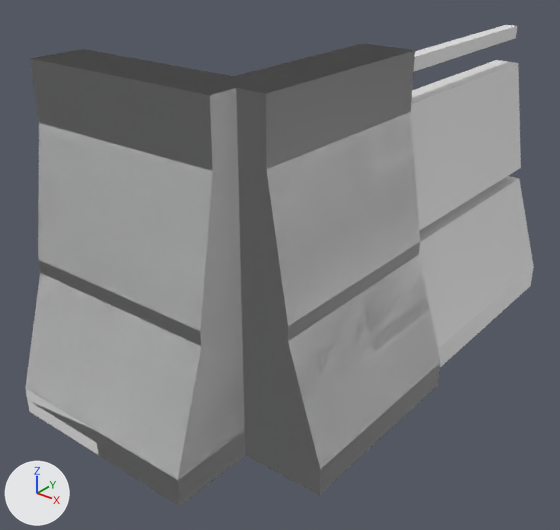
What one commit did to the Blender file work/blender/wall.blend.
The view is the same before and after, from a 50 mm lens placed at (2.7, -5.48, 3.33), pointed at (-0.58, -1.39, 0.79). Every picture has the same lights, and +X, +Y and +Z are marked at lower left.
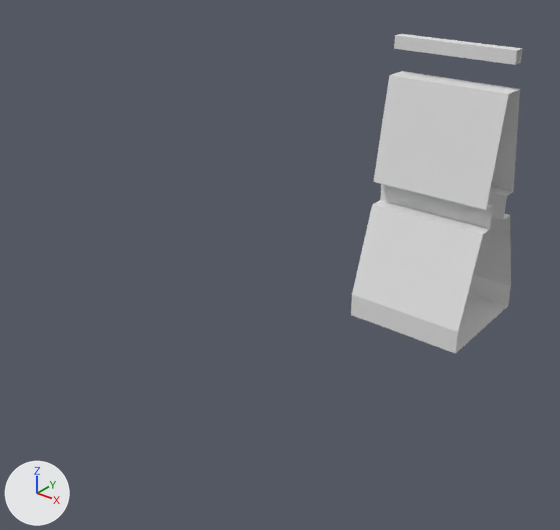
Commit message: Generate Walls from WallSystem (with errors)

Boxes [x1, y1, x2, y2] around the edits, measured in the pictures (560 x 530 px; the box of a moved part takes in the faces that stretch with it):
'Cube.001', deleted: before [26, 43, 440, 506]
'Cube', reshaped: before [411, 25, 534, 367]; after [351, 34, 523, 354]
part 1 of me_cube_001, deleted: before [414, 25, 517, 71]
part 2 of me_cube_001, moved or reshaped: before [411, 60, 534, 367]; after [351, 34, 523, 354]

Patch to the scene script:
```diff
--- a/work/blender/wall.blend.py
+++ b/work/blender/wall.blend.py
@@ me_cube_001 @@
 # used by ob_cube; location = (0.0, 0.0, 0.0)
-me_cube_001.from_pydata(...)  # 36 vertices, 20 faces; spans x -0.5..0.5, y -1.0..1.0, z 0.0..2.3
+me_cube_001.from_pydata(...)  # 44 vertices, 18 faces; spans x -0.5..0.5, y -0.5..0.5, z 0.0..2.3
+# me_cube_001 part 1: the loose piece of 8 vertices spanning x -0.05..0.05, y -1.0..1.0, z 2.2..2.3 is deleted
+# me_cube_001 part 2
+# 28 vertices are removed from x -0.5..0.5, y -1.0..1.0, z 0.0..2.0
+# 14 faces are deleted
+# 22 vertices are added at x -0.5, y -0.5..0.5, z 0.0..2.3
+# 22 new vertices lie (1.0, 0.0, 0.0) away from vertices in x -0.5, y -0.5..0.5, z 0.0..2.3
+# 18 new faces join them
@@ ob_cube_001 @@
-ob_cube_001 = bpy.data.objects.new('Cube.001', me_cube_002)
-ob_cube_001.location = (0.0, -2.476, 0.0)
```
